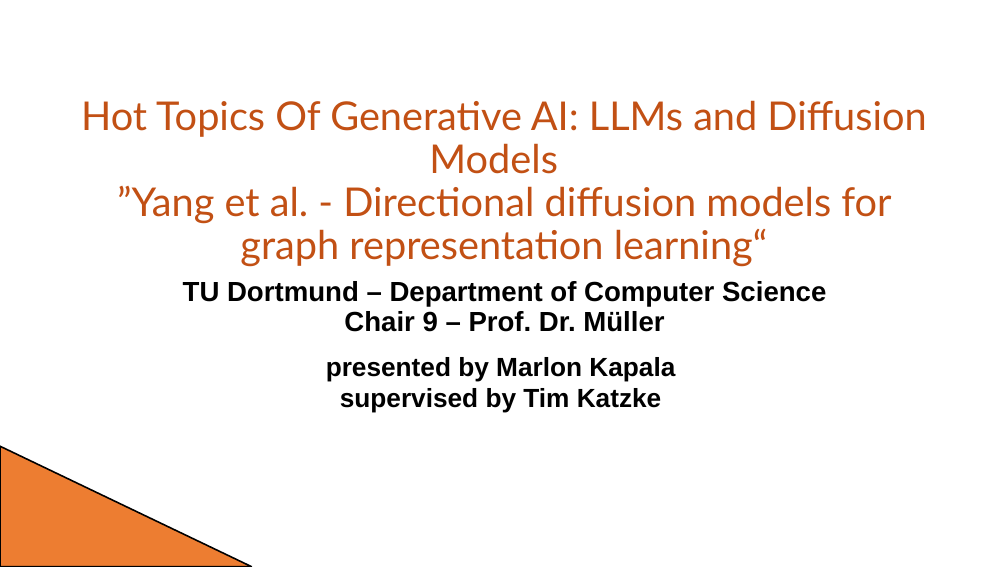
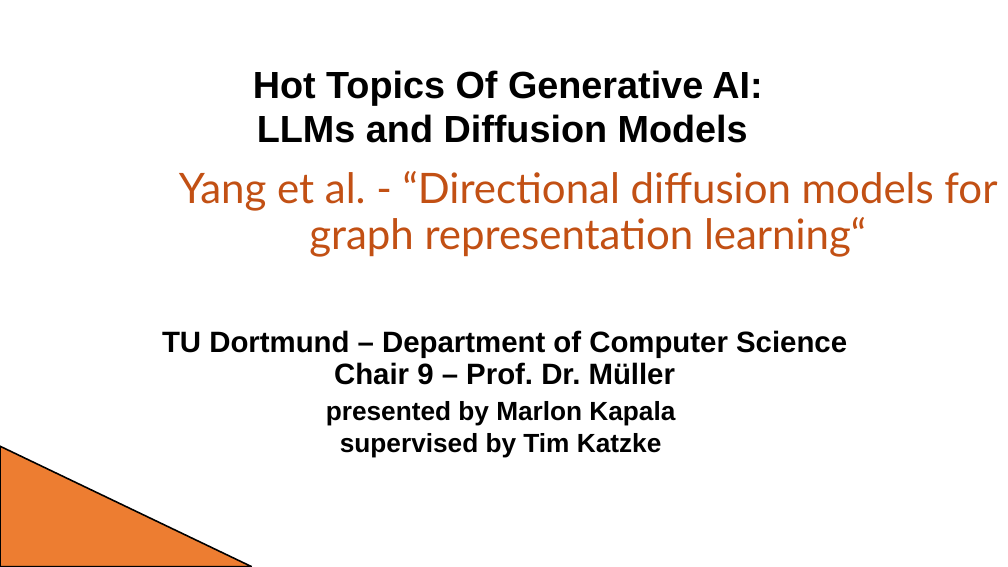
Before and after one commit to JavaLangMarlon/ddm-proseminar-tu-dortmund, a slide deck: slide 1 of presentation.pptx. Drawn at 1008x567 pixels with LibreOffice and Linux fonts; fonts in the diff are those of the drawing; background and template pictures are left out. Boxes give left, top, right and bottom in pixels: in the first picture for what was removed or moved away, otherwise in the second. Text is boxed around its words. In the diff, an @@ line names an element or a change of style, - is before the commit and + after.

```diff
--- a/presentation.pptx
+++ b/presentation.pptx
@@ text added at bbox=[253, 70, 762, 143], 36 pt, text #000000, bold @@
+Hot Topics Of Generative AI:
+LLMs and Diffusion Models
@@ text "Yang et al. - “Directional ..." at bbox=[179, 171, 997, 257]: vertical alignment bottom to top @@
@@ text at bbox=[179, 171, 997, 257]: text changed; size 37.8 to 40 pt @@
-Hot Topics Of Generative AI: LLMs and Diffusion Models
-”Yang et al. - Directional diffusion models for graph representation learning“
+Yang et al. - “Directional diffusion models for graph representation learning“
@@ text "TU Dortmund – Department of ...": place and size @@
-text "TU Dortmund – Department of ..." at bbox=[183, 281, 826, 332]
+text "TU Dortmund – Department of ..." at bbox=[162, 330, 847, 385]
@@ text "TU Dortmund – Department of ..." at bbox=[162, 330, 847, 385]: size 26.3 to 28 pt @@
@@ text "presented by Marlon Kapala": place and size @@
-text "presented by Marlon Kapala" at bbox=[326, 357, 675, 413]
+text "presented by Marlon Kapala" at bbox=[326, 401, 675, 457]
```
Also in this commit, not shown: 23 other slides changed, 1 slide added, 1 other file.
